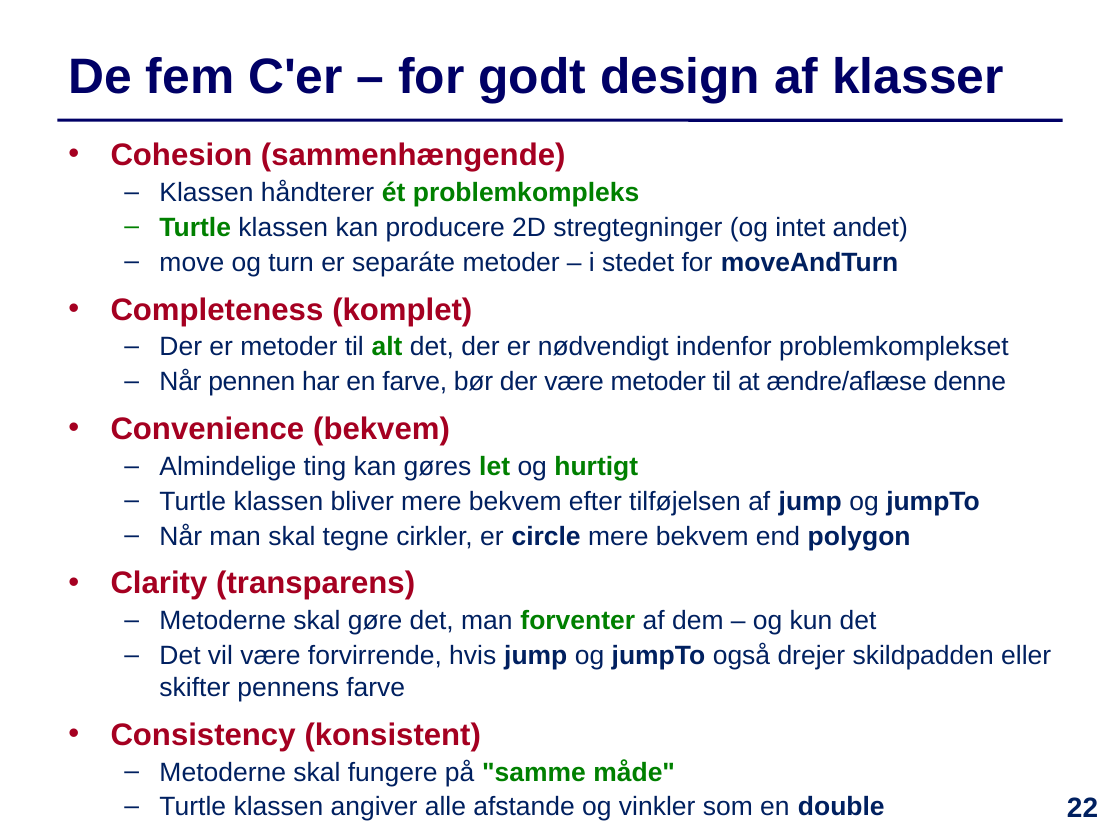
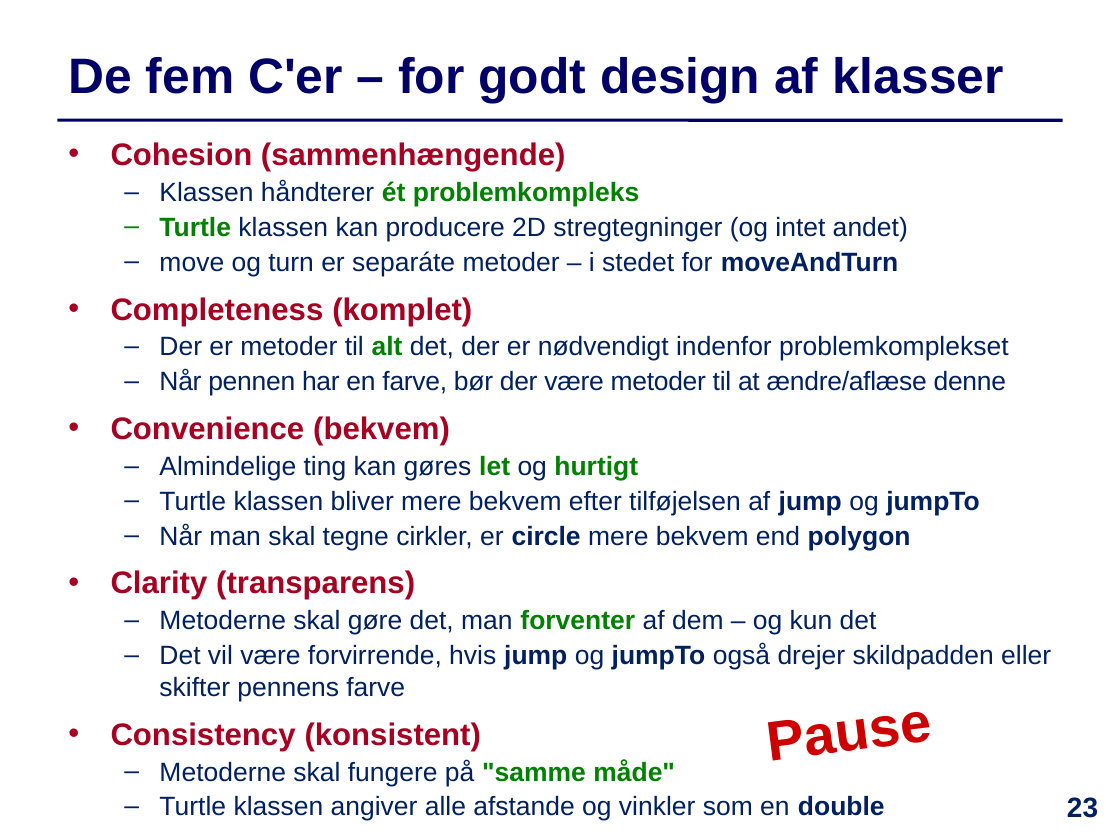
Before and after one commit to IntProgAU/Materiale, a slide deck: slide 23 of web/e24/uge_9/Slides-Uge9.pptx (slide 22 before the commit). Drawn at 1120x840 pixels with LibreOffice and Linux fonts; fonts in the diff are those of the drawing. Boxes give left, top, right and bottom in pixels: in the first picture for what was removed or moved away, otherwise in the second. Text is boxed around its words. In the diff, an @@ line names an element or a change of style, - is before the commit and + after.

```diff
--- a/web/e24/uge_9/Slides-Uge9.pptx
+++ b/web/e24/uge_9/Slides-Uge9.pptx
@@ text added at <box>770,712,934,761</box>, 36 pt, text #CC0000, bold @@
+Pause
@@ page number at <box>1067,797,1098,818</box>: text changed @@
-22
+23
```
Also in this commit, not shown: 9 other slides changed, 1 other file.
